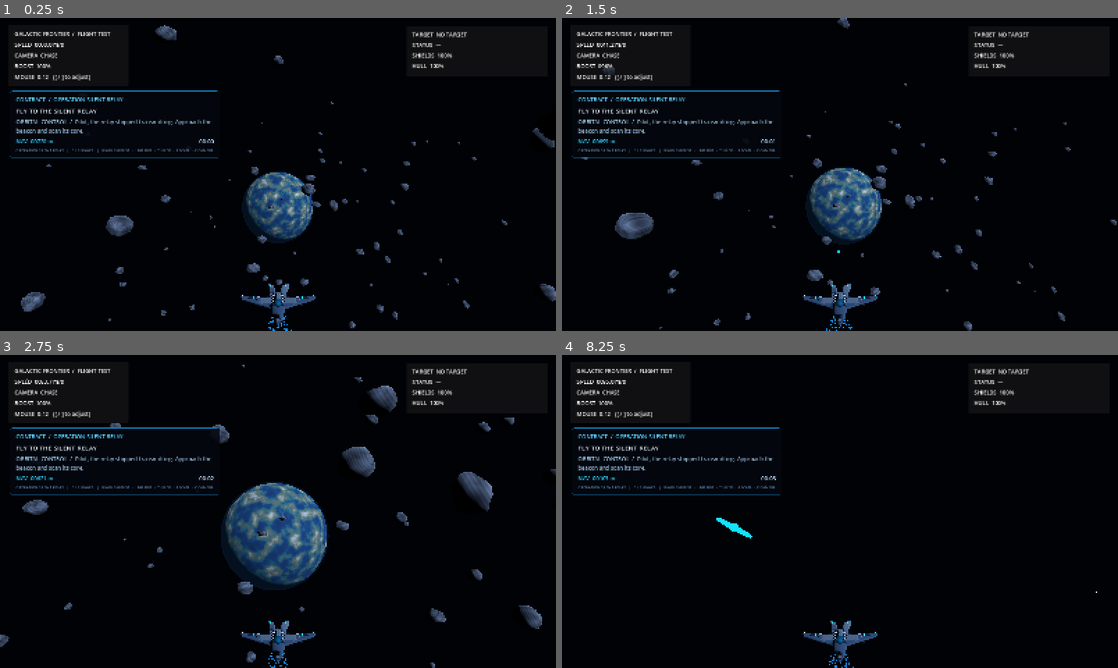
Above: before the commit, frames 1-4 (two rows, left to right).
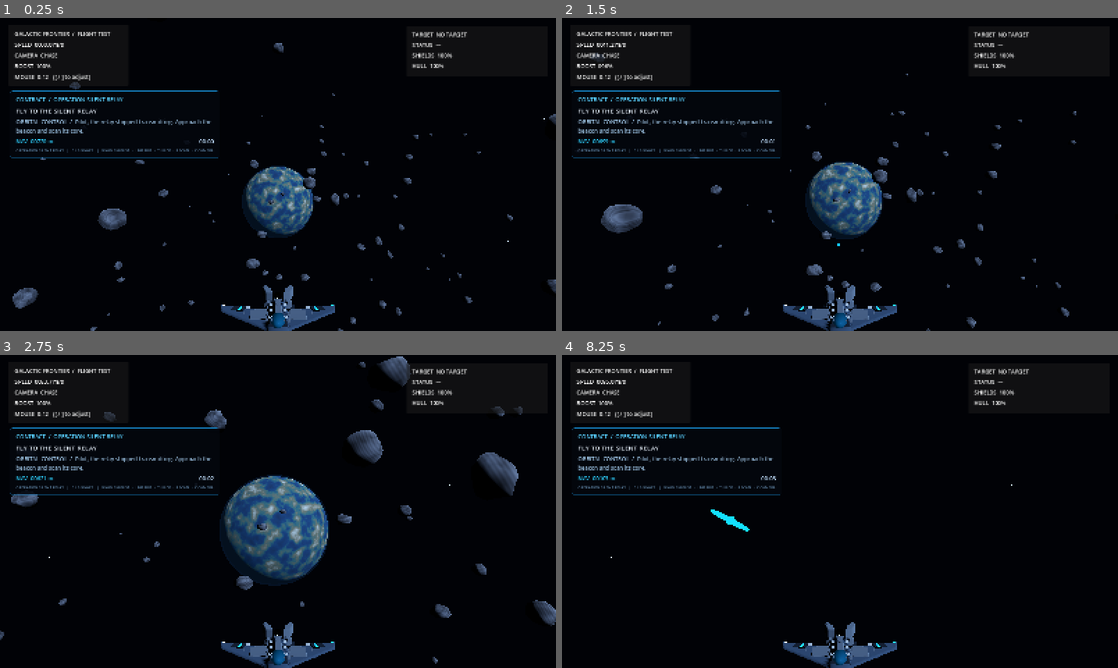
Above: after the commit, the same moments.

Repository: valdissor1990-ui/GALACTIC-FRONTIER
Game: Godot game, scene res://scenes/bootstrap/main.tscn
Two runs of this game, one before a commit and one after it. Both use one fixed random seed, a clock stepped at 60 frames per second and the inputs below.
Inputs (mouse positions are in pixels of both pictures, inside the frame that each line leads up to):
- Up to frame 1 (0.25 s): no input
- Up to frame 2 (1.5 s): tap Enter at 0.5 s; move the mouse to (867, 174) at 0.52 s; hold Shift (boost) 0.53-1.28 s; hold W (move_forward) from 0.53 s (still down); move the mouse to (812, 174) at 1.27 s; click (812, 174) at 1.35 s
- Up to frame 3 (2.75 s): keep holding W (move_forward); move the mouse to (289, 505) at 2.02 s; hold Y (target_clear) from 2.03 s (still down)
- Up to frame 4 (8.25 s): move the mouse to (834, 517) at 2.77 s; release Y (target_clear) at 2.78 s; tap T (target_lock) at 2.85, 7.35 s; move the mouse to (878, 514) at 3.52 s; hold C (toggle_camera) 3.53-4.28 s; move the mouse to (795, 508) at 4.27 s; tap F at 4.35 s; move the mouse to (845, 511) at 5.02 s; hold Shift (boost) 5.03-5.78 s; move the mouse to (817, 505) at 5.77 s; release W (move_forward) at 5.78 s; hold D (move_right) 5.78-6.53 s; click (817, 505) at 5.85 s; move the mouse to (867, 511) at 6.52 s; hold Y (target_clear) 6.53-7.28 s; hold W (move_forward) from 6.53 s (still down); move the mouse to (812, 511) at 7.27 s; move the mouse to (851, 505) at 8.02 s; hold C (toggle_camera) from 8.03 s (still down)

The runs differ from the first frame. In frame 1, 5.6% of the frame differs, in the area x 2-100%, y 2-100%; in frame 2, 5.8%; in frame 3, 9.1%, in the area x 0-100%, y 0-100%; in frame 4, 1.7%.

Commit message:
Restore closer chase camera framing for the player ship

Diff:
--- a/scenes/flight/visual_flight.tscn
+++ b/scenes/flight/visual_flight.tscn
@@ -28,8 +28,8 @@
 scale = Vector3(0.30, 0.30, 0.30)
 
 [node name="ChaseCamera" parent="PlayerShip/CameraRig"]
-position = Vector3(0, 3.0, 10.5)
-rotation_degrees = Vector3(12, 0, 0)
+position = Vector3(0, 2.35, 6.6)
+rotation_degrees = Vector3(11, 0, 0)
 fov = 66.0
 
 [node name="CockpitCamera" parent="PlayerShip/CameraRig"]
